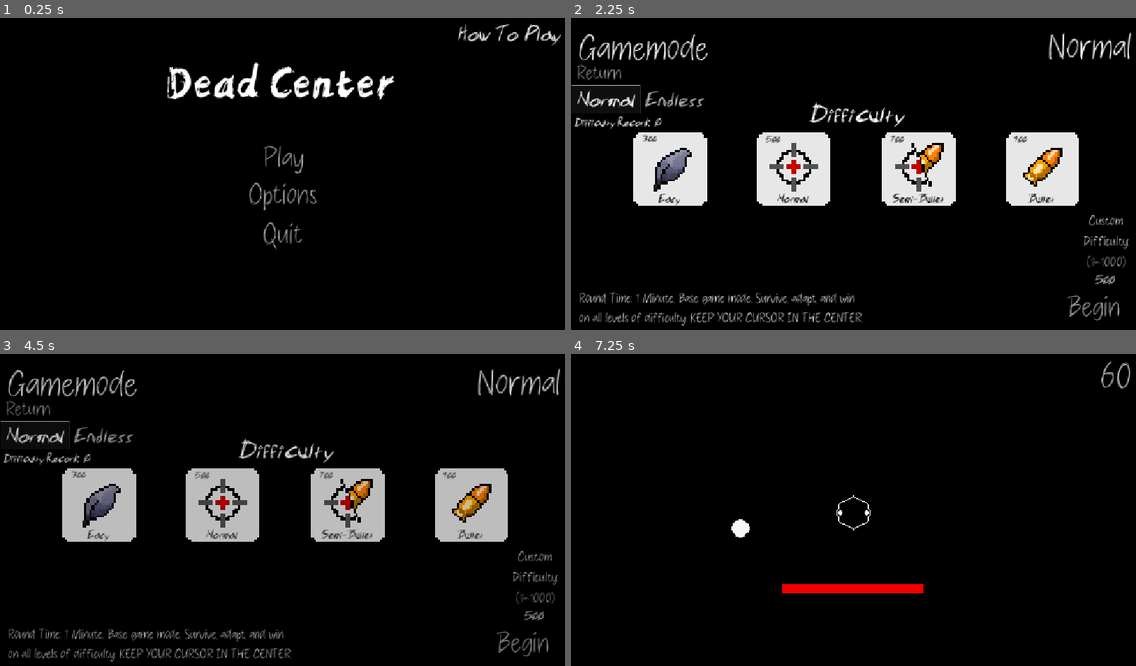
Above: before the commit, frames 1-4 (two rows, left to right).
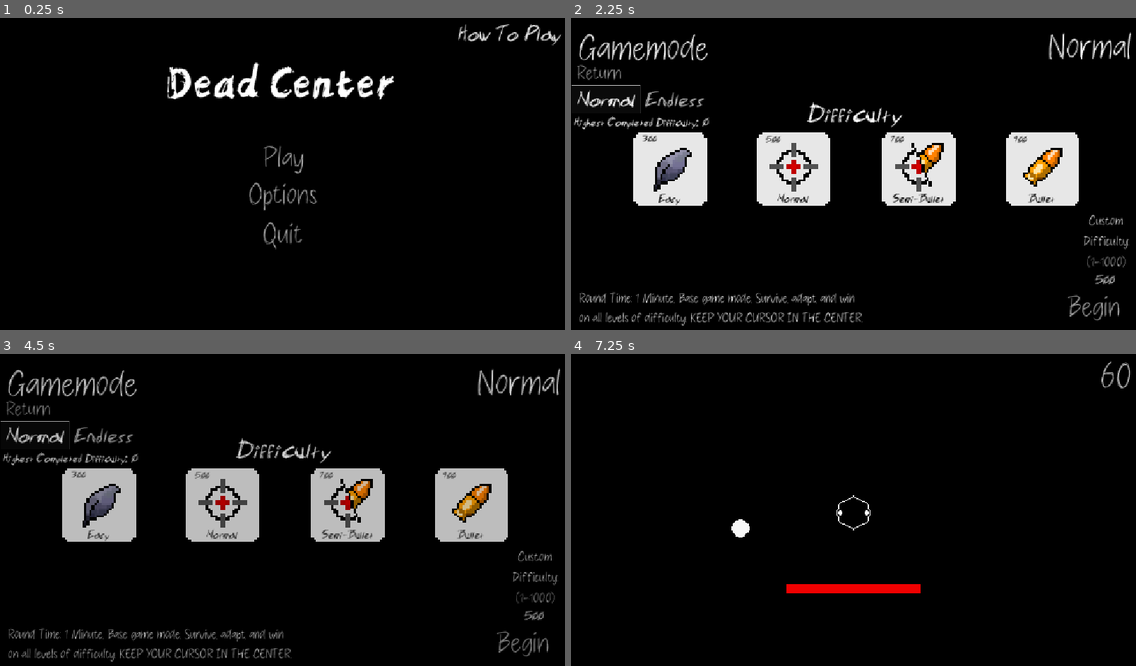
Above: after the commit, the same moments.

Repository: wandersoul0/Godot-Wild-Jam--99
Game: Godot game, scene res://scenes/main.tscn
The game is run twice, just before and just after one commit, with the same random seed, the same clock (stepped at 60 frames per second) and the same inputs.
Inputs (mouse positions are in pixels of both pictures, inside the frame that each line leads up to):
- Up to frame 1 (0.25 s): no input
- Up to frame 2 (2.25 s): click "Options" at 0.5 s; click (610, 30) at 1.25 s, where only the run after the commit has a clickable "Return"; click "Play" at 2 s
- Up to frame 3 (4.5 s): click "Return" at 2.75 s; click "Play" at 3.5 s; click "Begin" at 4.25 s
- Up to frame 4 (7.25 s): click "Begin" at 5 s; move the mouse to (977, 497) at 5.77 s; tap Enter at 6.5 s; move the mouse to (740, 528) at 6.52 s

The runs differ from the first frame. In frame 2, 0.9% of the frame differs, in the area x 0-60%, y 26-36%; in frame 3, 0.9%; in frame 4, less than 0.1%.

Commit message:
A lot of polish
Music/sound Finished, Endless finished, Difficulty curves tweaked, endless is now actually more fun than normal. Might add a couple more sounds. Only left to go: tutorial, a few more options on option screen, font and text readability, listing, and some polish stuff.

Diff:
--- /dev/null
+++ b/default_bus_layout.tres
@@ -0,0 +1,9 @@
+[gd_resource type="AudioBusLayout" format=3 uid="uid://b2p1rhbhpgmh1"]
+
+[resource]
+bus/1/name = &"Music"
+bus/1/solo = false
+bus/1/mute = false
+bus/1/bypass_fx = false
+bus/1/volume_db = 0.0
+bus/1/send = &"Master"
--- a/graphics/fonts/secondaryText.tres
+++ b/graphics/fonts/secondaryText.tres
@@ -18,4 +18,5 @@
 Button/fonts/font = ExtResource("1_u68oe")
 Button/styles/focus = SubResource("StyleBoxFlat_iotk1")
 Button/styles/normal = SubResource("StyleBoxFlat_glbon")
+CheckBox/colors/checkbox_unchecked_color = Color(4.6423554, 4.6423554, 4.6423554, 1)
 LineEdit/styles/focus = SubResource("StyleBoxFlat_w44g7")
--- a/project.godot
+++ b/project.godot
@@ -16,6 +16,10 @@
 boot_splash/bg_color=Color(0, 0, 0, 1)
 boot_splash/image="uid://dmn0g576eb0f6"
 boot_splash/minimum_display_time=100
+
+[audio]
+
+buses/default_bus_layout="uid://b2p1rhbhpgmh1"
 
 [autoload]
 
@@ -38,6 +42,7 @@
 esc={
 "deadzone": 0.2,
 "events": [Object(InputEventKey,"resource_local_to_scene":false,"resource_name":"","device":-1,"window_id":0,"alt_press …(195 unchanged characters)…
+, Object(InputEventMouseButton,"resource_local_to_scene":false,"resource_name":"","device":-1,"window_id":0,"alt_pressed":false,"shift_pressed":false,"ctrl_pressed":false,"meta_pressed":false,"button_mask":0,"position":Vector2(0, 0),"global_position":Vector2(0, 0),"factor":1.0,"button_index":2,"canceled":false,"pressed":false,"double_click":false,"script":null)
 ]
 }
 
--- a/scenes/difficulty.gd
+++ b/scenes/difficulty.gd
@@ -5,4 +5,4 @@
 	hide()
 
 func _process(delta: float) -> void:
-	label.text = (("Difficulty: ") + str(global.difficulty))
+	label.text = (("Difficulty: ") + str(int(global.difficulty)))
--- a/scenes/main.tscn
+++ b/scenes/main.tscn
@@ -231,6 +231,10 @@
 "speed": 10.0
 }]
 
+[sub_resource type="Environment" id="Environment_e2srm"]
+background_mode = 3
+adjustment_enabled = true
+
 [node name="main" type="Node2D" unique_id=475699786]
 
 [node name="gameBG" type="ColorRect" parent="." unique_id=2023429783]
@@ -367,3 +371,6 @@
 offset_top = -324.0
 offset_right = -576.0
 offset_bottom = -324.0
+
+[node name="WorldEnv" type="WorldEnvironment" parent="." unique_id=1344171159]
+environment = SubResource("Environment_e2srm")
--- a/scenes/main_menu.tscn
+++ b/scenes/main_menu.tscn
@@ -25,6 +25,8 @@
 [ext_resource type="Script" uid="uid://dd2tt1qa3cde0" path="res://scenes/difficulty.gd" id="21_3wgol"]
 [ext_resource type="AudioStream" uid="uid://b2igielhfinnf" path="res://audio/sfx/click2.wav" id="21_svtp6"]
 [ext_resource type="AudioStream" uid="uid://3mxnorj71s2u" path="res://audio/sfx/deathScreen174HzAudio.wav" id="22_1dfpl"]
+[ext_resource type="AudioStream" uid="uid://b5xyqr0o4cd4a" path="res://audio/music/mainRoundAudio.wav" id="26_1acrt"]
+[ext_resource type="AudioStream" uid="uid://bg50b75115wik" path="res://audio/music/endlessMusicLoop.wav" id="27_vr8o3"]
 
 [sub_resource type="StyleBoxFlat" id="StyleBoxFlat_ya4ey"]
 bg_color = Color(0.6, 0.6, 0.6, 0)
@@ -220,6 +222,7 @@
 }]
 
 [node name="mainMenu" type="Control" unique_id=1609928965]
+process_mode = 3
 layout_mode = 3
 anchors_preset = 15
 anchor_right = 1.0
@@ -325,7 +328,6 @@
 script = ExtResource("4_qywvv")
 
 [node name="howToPlay" type="Control" parent="." unique_id=1968719984]
-visible = false
 anchors_preset = 0
 offset_right = 40.0
 offset_bottom = 40.0
@@ -365,6 +367,7 @@
 script = ExtResource("4_qywvv")
 
 [node name="gamemodeScreen" type="Control" parent="." unique_id=1019105967]
+visible = false
 anchors_preset = 0
 offset_right = 40.0
 offset_bottom = 40.0
@@ -722,9 +725,9 @@
 
 [node name="difficultyLabel" type="Label" parent="gamemodeScreen/normalOptions" unique_id=25983769]
 layout_mode = 0
-offset_left = 487.0
+offset_left = 481.0
 offset_top = 163.0
-offset_right = 680.0
+offset_right = 674.0
 offset_bottom = 226.0
 theme = ExtResource("5_w44g7")
 theme_override_font_sizes/font_size = 59
@@ -820,11 +823,11 @@
 [node name="tryAgainButton" type="Button" parent="deathScreen" unique_id=176611995]
 layout_mode = 0
 offset_left = 644.0
-offset_top = 311.0
-offset_right = 718.0
-offset_bottom = 333.0
-theme = ExtResource("2_fu7sn")
-theme_override_font_sizes/font_size = 20
+offset_top = 305.0
+offset_right = 724.0
+offset_bottom = 337.0
+theme = ExtResource("2_fu7sn")
+theme_override_font_sizes/font_size = 24
 text = "Play Again"
 alignment = 0
 script = ExtResource("4_qywvv")
@@ -832,11 +835,11 @@
 [node name="returnToMainScreenButton" type="Button" parent="deathScreen" unique_id=1677050191]
 layout_mode = 0
 offset_left = 396.0
-offset_top = 311.0
-offset_right = 507.0
-offset_bottom = 333.0
-theme = ExtResource("2_fu7sn")
-theme_override_font_sizes/font_size = 20
+offset_top = 305.0
+offset_right = 512.0
+offset_bottom = 337.0
+theme = ExtResource("2_fu7sn")
+theme_override_font_sizes/font_size = 24
 text = "Return To Title"
 alignment = 2
 script = ExtResource("4_qywvv")
@@ -1019,20 +1022,149 @@
 "
 script = ExtResource("4_qywvv")
 
-[node name="sound" type="Control" parent="." unique_id=1429411355]
+[node name="options" type="Control" parent="." unique_id=332620021]
+visible = false
 anchors_preset = 0
 offset_right = 40.0
 offset_bottom = 40.0
 
+[node name="optionsMenuBG" type="ColorRect" parent="options" unique_id=200794395]
+layout_mode = 0
+offset_right = 1152.0
+offset_bottom = 648.0
+color = Color(0, 0, 0, 1)
+
+[node name="optionsLabel" type="Label" parent="options" unique_id=536966499]
+layout_mode = 0
+offset_left = 489.0
+offset_top = -112.0
+offset_right = 666.0
+offset_bottom = 91.0
+theme = ExtResource("2_fu7sn")
+theme_override_font_sizes/font_size = 78
+text = "
+Options"
+horizontal_alignment = 1
+vertical_alignment = 1
+
+[node name="brightness" type="HSlider" parent="options" unique_id=1735453776]
+layout_mode = 0
+offset_left = 437.0
+offset_top = 142.0
+offset_right = 718.0
+offset_bottom = 158.0
+theme = ExtResource("6_5pajh")
+min_value = 5.0
+value = 50.0
+rounded = true
+
+[node name="brightnessLabel" type="Label" parent="options" unique_id=212227245]
+layout_mode = 0
+offset_left = 527.0
+offset_top = 109.0
+offset_right = 628.0
+offset_bottom = 136.0
+theme = ExtResource("6_5pajh")
+text = "Brightness"
+horizontal_alignment = 1
+
+[node name="masterVolume" type="HSlider" parent="options" unique_id=1768045620]
+layout_mode = 0
+offset_left = 437.0
+offset_top = 228.0
+offset_right = 718.0
+offset_bottom = 244.0
+theme = ExtResource("6_5pajh")
+value = 50.0
+rounded = true
+
+[node name="masterVolumeLabel" type="Label" parent="options" unique_id=1780820123]
+layout_mode = 0
+offset_left = 512.0
+offset_top = 195.0
+offset_right = 644.0
+offset_bottom = 222.0
+theme = ExtResource("6_5pajh")
+text = "Matser Volume"
+horizontal_alignment = 1
+
+[node name="musicVolume" type="HSlider" parent="options" unique_id=647263949]
+layout_mode = 0
+offset_left = 437.0
+offset_top = 320.0
+offset_right = 718.0
+offset_bottom = 336.0
+theme = ExtResource("6_5pajh")
+max_value = 50.0
+value = 25.0
+rounded = true
+
+[node name="musicVolumeLabel" type="Label" parent="options" unique_id=1502228160]
+layout_mode = 0
+offset_left = 474.0
+offset_top = 287.0
+offset_right = 681.0
+offset_bottom = 314.0
+theme = ExtResource("6_5pajh")
+text = "Music Volume"
+horizontal_alignment = 1
+
+[node name="return3" type="Button" parent="options" unique_id=1865989368]
+layout_mode = 1
+anchors_preset = 13
+anchor_left = 0.5
+anchor_right = 0.5
+anchor_bottom = 1.0
+offset_left = -9.0
+offset_top = -12.0
+offset_right = 129.0
+offset_bottom = 28.0
+grow_horizontal = 2
+grow_vertical = 2
+theme = ExtResource("2_fu7sn")
+theme_override_font_sizes/font_size = 41
+text = "Return"
+alignment = 0
+script = ExtResource("4_qywvv")
+
+[node name="CheckBox" type="CheckBox" parent="options" unique_id=1890076427]
+layout_mode = 0
+offset_left = 397.0
+offset_top = 452.0
+offset_right = 762.0
+offset_bottom = 479.0
+theme = ExtResource("6_5pajh")
+text = "Disable Death Screen Animation"
+
+[node name="sound" type="Control" parent="." unique_id=1429411355]
+process_mode = 1
+visible = false
+anchors_preset = 0
+offset_right = 40.0
+offset_bottom = 40.0
+
 [node name="buttonClick1" type="AudioStreamPlayer" parent="sound" unique_id=1400706703]
+process_mode = 1
 stream = ExtResource("20_8egab")
 
 [node name="buttonClick2" type="AudioStreamPlayer" parent="sound" unique_id=1655427465]
+process_mode = 1
 stream = ExtResource("21_svtp6")
 
 [node name="deathScreenHum" type="AudioStreamPlayer" parent="sound" unique_id=312407251]
+process_mode = 1
 stream = ExtResource("22_1dfpl")
 volume_db = -7.325
+
+[node name="mainRoundMusic" type="AudioStreamPlayer" parent="sound" unique_id=713028263]
+process_mode = 1
+stream = ExtResource("26_1acrt")
+bus = &"Music"
+
+[node name="endlessMusic" type="AudioStreamPlayer" parent="sound" unique_id=1701954745]
+process_mode = 1
+stream = ExtResource("27_vr8o3")
+bus = &"Music"
 
 [connection signal="pressed" from="titleScreen/begin" to="." method="_on_begin_pressed"]
 [connection signal="pressed" from="titleScreen/options" to="." method="_on_options_pressed"]
@@ -1054,3 +1186,8 @@
 [connection signal="pressed" from="pauseMenu/unpause" to="." method="_on_unpause_pressed"]
 [connection signal="pressed" from="pauseMenu/options" to="." method="_on_options_pressed"]
 [connection signal="pressed" from="pauseMenu/returnToMainMenu" to="." method="_on_return_to_main_screen_button_pressed"]
+[connection signal="drag_ended" from="options/brightness" to="." method="_on_brightness_drag_ended"]
+[connection signal="drag_ended" from="options/masterVolume" to="." method="_on_master_volume_drag_ended"]
+[connection signal="drag_ended" from="options/musicVolume" to="." method="_on_music_volume_drag_ended"]
+[connection signal="pressed" from="options/return3" to="." method="_on_return_3_pressed"]
+[connection signal="pressed" from="options/CheckBox" to="." method="_on_check_box_pressed"]
--- a/scripts/center_circle.gd
+++ b/scripts/center_circle.gd
@@ -1,7 +1,7 @@
 extends AnimatedSprite2D
 @onready var innercircle = $"../cursorCircle"
-@export var loss_speed = 1.3
-@export var gain_speed = 5.0
+@export var loss_speed = 1.9
+@export var gain_speed = 3.0
 var current_loss_speed
 var current_gain_speed
 
@@ -37,5 +37,4 @@
 				global.roundReady = false
 				global.dead = true
 				global.death.emit()
-				global.score = 0
 				Input.set_mouse_mode(Input.MOUSE_MODE_VISIBLE)
--- a/scripts/cursor_circle.gd
+++ b/scripts/cursor_circle.gd
@@ -4,9 +4,11 @@
 @export var max_interval: float = 1.5
 @export var slam_force: float = 650.0
 @export var slamSpeed = 0.12
+@export var endlessDifficultyCurve = 4
 @onready var centerCircle = $"../centerCircle"
 @onready var timer = $slamTimer
 @onready var roundTimer = $roundTimer
+@onready var music_player1 = get_node_or_null("/root/main/mainMenu/sound/mainRoundMusic")
 @export_range(0.0, 1.0) var usurper_chance = 0.1
 @export_range(0.0, 1.0) var deciever_chance = 0.1
 
@@ -18,6 +20,7 @@
 var current_max_interval
 var current_min_interval
 var current_slam_force
+
 
 func _ready() -> void:
 	process_mode = Node.PROCESS_MODE_ALWAYS
@@ -33,6 +36,7 @@
 
 func toggle_pause() -> void:
 	global.pause_toggle = !global.pause_toggle
+	music_player1.stream_paused = !music_player1.stream_paused
 
 	if global.pause_toggle == true:
 		Input.set_mouse_mode(Input.MOUSE_MODE_VISIBLE)
@@ -58,12 +62,11 @@
 		global.roundTime = global.baseRoundTime
 		roundTimer.one_shot = true
 	elif global.gamemode == 2:
-		global.difficulty = 300
+		global.difficulty = 500
 		roundTimer.wait_time = 1
 		global.roundTime = 0
 		roundTimer.one_shot = false
 	scale_mult = 0.0
-	global.score = 0
 	show()
 	var tween = create_tween()
 	tween.set_trans(Tween.TRANS_SINE)
@@ -90,6 +93,8 @@
 			get_viewport().warp_mouse(get_viewport().get_canvas_transform() * global_position)
 			return
 		global_position = mouse_pos
+		mouse_pos.x = clamp(mouse_pos.x, 0, get_viewport_rect().size.x)
+		mouse_pos.y = clamp(mouse_pos.y, 0, get_viewport_rect().size.y)
 	if not roundTimer.is_stopped():
 		global.roundTime = roundTimer.time_left
 
@@ -100,10 +105,6 @@
 		global.game_active = false
 		if global.difficulty > global.difficulty_record:
 			global.difficulty_record = global.difficulty
-	if global.gamemode == 2:
-		if global.score > global.record:
-			global.record = global.score
-	global.score = 0
 	global.success.emit()
 
 func on_slam_timer_timeout() -> void:
@@ -131,7 +132,7 @@
 		current_max_interval = max_interval / max(mult, 0.25)
 		global.score += 1
 		if global.gamemode == 2:
-			global.difficulty += 10
+			global.difficulty += endlessDifficultyCurve
 			var screen_size: Vector2 = get_viewport_rect().size
 			var spawn_pos = Vector2(
 			randf_range(100, screen_size.x - 100),
--- a/scripts/global.gd
+++ b/scripts/global.gd
@@ -15,6 +15,10 @@
 var score = 0
 var record = 0
 var difficulty_record = 0
+var brightness = 50
+var masterVolume = 50
+var musicVolume = 50
+var skipDeathAnim = false
 
 func _ready() -> void:
 	process_mode = Node.PROCESS_MODE_ALWAYS
--- a/scripts/guiding_light.gd
+++ b/scripts/guiding_light.gd
@@ -11,12 +11,12 @@
 var victoryCheck = false
 var voice_lines = [
 	"endure, so you can endure even more.",
-	"it's not as hard as you think it is.",
+	"its not as hard as you think it is.",
 	"what is it you want if not happiness?",
 	"i ask very little of you.",
 	"i am no evil.",
 	"i have never asked that you suffer without reason.",
-	"you need not understand. Only continue.",
+	"you need not understand. only continue.",
 	"do not mistake suffering for failure.",
 	"you have endured this much. why stop now?",
 	"what is a little more hardship to one so resilient?",
@@ -45,26 +45,35 @@
 	scoreLabel.hide()
 	difficultyLabel.hide()
 	frame = 7
-	await get_tree().create_timer(1.7).timeout
+	if global.skipDeathAnim == false:
+		await get_tree().create_timer(1.7).timeout
+	else:
+		await get_tree().create_timer(0.5).timeout
 	pressed_sound.play()
 	show()
 	if victoryCheck:
 		winScreen.show()
-	else:
+	elif global.skipDeathAnim == false:
 		await get_tree().create_timer(1.9).timeout
 		line1.show()
 		pressed_sound.play()
 		await get_tree().create_timer(1.9).timeout
 		line2.show()
 		pressed_sound.play()
-	await get_tree().create_timer(1.9).timeout
+	if global.skipDeathAnim == false:
+		await get_tree().create_timer(1.9).timeout
+	else:
+		await get_tree().create_timer(0.5).timeout
 	returnToMainScreenButton.show()
 	tryAgainButton.show()
 	pressed_sound.play()
 	if global.gamemode == 2:
 		scoreLabel.show()
 		difficultyLabel.show()
-	await get_tree().create_timer(1.3).timeout
+	if global.skipDeathAnim == false:
+		await get_tree().create_timer(1.3).timeout
+	else:
+		await get_tree().create_timer(0.5).timeout
 	eye.lookReady = true
 
 func win():
--- a/scripts/main_menu.gd
+++ b/scripts/main_menu.gd
@@ -1,5 +1,6 @@
 extends Control
 @onready var cursorCircle = get_node_or_null("/root/main/mainGame/cursorCircle")
+@onready var world_env = get_node_or_null("/root/main/WorldEnv")
 @onready var titleScreen = $titleScreen
 @onready var gamemodeScreen = $gamemodeScreen
 @onready var endlessOptions = $gamemodeScreen/endlessOptions
@@ -9,8 +10,15 @@
 @onready var winScreen = $winScreen
 @onready var pauseMenu = $pauseMenu
 @onready var howToPlayScreen = $howToPlay
+@onready var optionsMenu = $options
 @onready var deathScreenHum = $sound/deathScreenHum
+@onready var mainRoundMusic = $sound/mainRoundMusic
+@onready var endlessMusic = $sound/endlessMusic
+@onready var brightnessSlider = $options/brightness
+@onready var musicVolumeSlider = $options/musicVolume
+@onready var masterVolumeSlider = $options/masterVolume
 var show_toggle = true
+var bus_idx
 
 func _ready() -> void:
 	show()
@@ -20,10 +28,28 @@
 	winScreen.hide()
 	pauseMenu.hide()
 	howToPlayScreen.hide()
+	optionsMenu.hide()
 	Input.set_mouse_mode(Input.MOUSE_MODE_VISIBLE)
 	global.reset.connect(resetGame)
 	global.death.connect(death)
 	global.success.connect(win)
+	global.begin.connect(begin)
+	global.masterVolume = masterVolumeSlider.value
+	bus_idx = AudioServer.get_bus_index("Master")
+	if bus_idx != -1:
+		var linear_volume: float = masterVolumeSlider.value / 50.0
+		var db_volume := linear_to_db(linear_volume)
+		AudioServer.set_bus_volume_db(bus_idx, db_volume)
+	global.musicVolume = musicVolumeSlider.value
+	bus_idx = AudioServer.get_bus_index("Music")
+	if bus_idx != -1:
+		var linear_volume: float = global.musicVolume / 90.0
+		var db_volume := linear_to_db(linear_volume)
+		AudioServer.set_bus_volume_db(bus_idx, db_volume)
+
+func begin():
+	if global.gamemode == 2:
+		endlessMusic.play()
 
 func _process(delta: float) -> void:
 	spinBox.value = global.difficulty
@@ -39,6 +65,9 @@
 			hide()
 
 func resetGame():
+	global.score = 0
+	if global.gamemode == 1:
+		mainRoundMusic.play()
 	get_viewport().gui_disable_input = true
 	global.game_active = true
 	Input.set_mouse_mode(Input.MOUSE_MODE_CONFINED_HIDDEN)
@@ -55,20 +84,26 @@
 
 func death():
 	deathScreenHum.play()
+	mainRoundMusic.stop()
+	endlessMusic.stop()
 	cursorCircle.roundTimer.stop()
 	titleScreen.hide()
 	gamemodeScreen.hide()
 	winScreen.hide()
 	deathScreen.show()
 	show()
+	if global.gamemode == 2:
+		if global.score > global.record:
+			global.record = global.score
 
 func win():
 	if global.gamemode == 2:
 		return
+	mainRoundMusic.stop()
+	endlessMusic.stop()
 	deathScreenHum.play()
 	titleScreen.hide()
 	gamemodeScreen.hide()
-	winScreen.show()
 	deathScreen.show()
 	show()
 
@@ -80,7 +115,7 @@
 	gamemodeScreen.show()
 
 func _on_options_pressed() -> void:
-	pass
+	optionsMenu.show()
 
 func _on_quit_pressed() -> void:
 	get_tree().quit()
@@ -119,6 +154,8 @@
 
 func _on_return_to_main_screen_button_pressed() -> void:
 	deathScreenHum.stop()
+	mainRoundMusic.stop()
+	endlessMusic.stop()
 	cursorCircle.roundTimer.stop()
 	if global.pause_toggle:
 		cursorCircle.toggle_pause()
@@ -150,3 +187,19 @@
 func _on_return_2_pressed() -> void:
 	gamemodeScreen.hide()
 	titleScreen.show()
+
+func _on_return_3_pressed() -> void:
+	optionsMenu.hide()
+
+func _on_brightness_drag_ended(value_changed: bool) -> void:
+	global.brightness = brightnessSlider.value
+	world_env.environment.adjustment_brightness = global.brightness/50.0
+
+func _on_master_volume_drag_ended(value_changed: bool) -> void:
+	global.masterVolume = masterVolumeSlider.value
+
+func _on_music_volume_drag_ended(value_changed: bool) -> void:
+	global.musicVolume = musicVolumeSlider.value
+
+func _on_check_box_pressed() -> void:
+	global.skipDeathAnim = !global.skipDeathAnim
--- a/scripts/record.gd
+++ b/scripts/record.gd
@@ -3,6 +3,6 @@
 
 func _process(delta: float) -> void:
 	if global.gamemode == 1:
-		label.text = "Difficulty Record: " + str(global.difficulty_record)
+		label.text = "Highest Completed Difficulty: " + str(global.difficulty_record)
 	if global.gamemode == 2:
 		label.text = "Endless Record: " + str(global.record)
Not shown, added: audio/music/endlessMusicLoop.wav.import
Not shown, added: audio/music/mainRoundAudio.wav.import
Not shown, added: audio/music/endlessMusicLoop.wav
Not shown, added: audio/music/mainRoundAudio.wav
